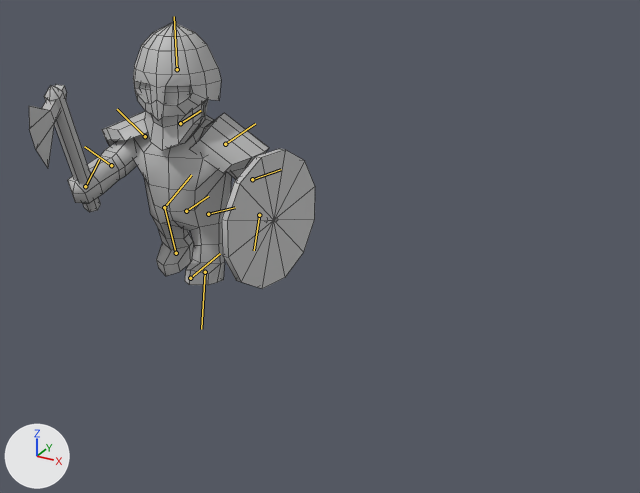
Two versions of the FBX model Year3Proto2/Assets/Models/Animation/Invader/NormalInvader.fbx, one commit apart.
One viewpoint serves both versions: a 50 mm camera at (0.249, -0.319, 0.192) aimed at (0.078, -0.009, 0.037). The lights are fixed; the arrows at lower left show +X, +Y and +Z. Both versions are drawn at frame 84 of the action 'Take 001'; the numbers are the values there. The bones that bend it are drawn over the model as lines. Mesh edges are drawn as thin lines.

Objects in the first picture: 'NormalInvader'.
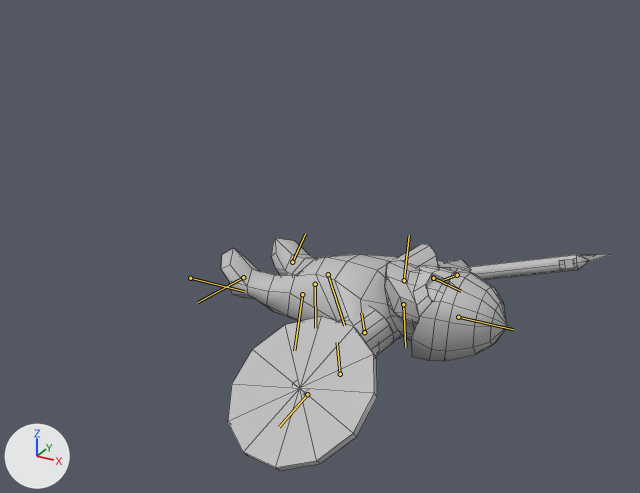
Pixel boxes (x1, y1, x2, y2) of what changed, in the pictures (640 x 493 px):
'NormalInvader', posed (36% wider, 13% shorter): before (29, 22, 315, 289); after (221, 238, 610, 471)
bone 'Root', root to tip: before (190, 278) to (220, 253); after (190, 278) to (244, 291)
bone 'Hips', root to tip: before (186, 211) to (208, 196); after (315, 284) to (315, 328)
bone 'Neck', root to tip: before (180, 123) to (201, 110); after (403, 304) to (405, 347)
bone 'Head', root to tip: before (177, 69) to (174, 16); after (458, 317) to (513, 329)
bone 'R_Shoulder', root to tip: before (145, 136) to (117, 109); after (404, 280) to (409, 235)
bone 'R_Elbow', root to tip: before (111, 165) to (84, 146); after (433, 278) to (461, 291)
bone 'R_Wrist', root to tip: before (85, 186) to (99, 159); after (457, 275) to (443, 280)
bone 'L_Shoulder1', root to tip: before (225, 144) to (255, 123); after (364, 332) to (361, 313)
bone 'L_Elbow1', root to tip: before (252, 179) to (281, 169); after (340, 374) to (337, 342)
bone 'R_Leg', root to tip: before (164, 207) to (191, 175); after (328, 274) to (344, 325)
bone 'R_Foot', root to tip: before (176, 253) to (164, 207); after (292, 262) to (305, 233)
bone 'L_Leg1', root to tip: before (208, 214) to (235, 207); after (302, 294) to (294, 350)
bone 'L_Foot1', root to tip: before (205, 272) to (201, 329); after (243, 277) to (197, 302)

Edits to the bpy script that builds the scene:
```text
Change bone_root:
    where bone_root = bpy.data.objects['BasicInvader'].pose.bones['Root']
    bone_root.rotation_quaternion: (-0.533, 0.467, 0.0, 0.0) -> (0.0, 1.0, 0.0, 0.0)  # degrees (-82, 0, 0) -> degrees (-180, 0, 0)
Change bone_hips:
    where bone_hips = bpy.data.objects['BasicInvader'].pose.bones['Hips']  # child of 'Root'
    bone_hips.location: (0.38, 0.0, 0.0) -> (-1.71, 7.25, -0.28)
    bone_hips.rotation_quaternion: (1.0, 0.0, 0.0, 0.0) -> (0.711, 0.0, 0.0, 0.703)  # degrees (0, 0, 0) -> degrees (0, 0, 89)
Change bone_neck:
    where bone_neck = bpy.data.objects['BasicInvader'].pose.bones['Neck']  # child of 'Hips'
    bone_neck.rotation_quaternion: (0.998, 0.04, 0.0, 0.0) -> (0.996, 0.085, 0.0, 0.0)  # degrees (5, 0, 0) -> degrees (10, 0, 0)
Change bone_head:
    where bone_head = bpy.data.objects['BasicInvader'].pose.bones['Head']  # child of 'Neck'
    bone_head.rotation_quaternion: (1.0, 0.0, -0.017, 0.0) -> (0.999, 0.0, -0.037, 0.0)  # degrees (0, -2, 0) -> degrees (0, -4, 0)
Change bone_r_shoulder:
    where bone_r_shoulder = bpy.data.objects['BasicInvader'].pose.bones['R_Shoulder']  # child of 'Neck'
    bone_r_shoulder.rotation_quaternion: (0.853, 0.137, 0.311, 0.011) -> (-0.592, 0.523, 0.557, -0.256)  # degrees (21, 39, 9) -> degrees (-100, -23, 74)
Change bone_r_elbow:
    where bone_r_elbow = bpy.data.objects['BasicInvader'].pose.bones['R_Elbow']  # child of 'R_Shoulder'
    bone_r_elbow.rotation_quaternion: (0.966, 0.0, 0.174, 0.0) -> (0.643, 0.758, 0.074, 0.088)  # degrees (0, 20, 0) -> degrees (99, -2, 13)
Change bone_r_wrist:
    where bone_r_wrist = bpy.data.objects['BasicInvader'].pose.bones['R_Wrist']  # child of 'R_Elbow'
    bone_r_wrist.rotation_quaternion: (0.991, -0.035, -0.082, -0.006) -> (0.829, -0.075, -0.554, 0.018)  # degrees (-4, -10, 0) -> degrees (-21, -66, 16)
Change bone_l_shoulder1:
    where bone_l_shoulder1 = bpy.data.objects['BasicInvader'].pose.bones['L_Shoulder1']  # child of 'Neck'
    bone_l_shoulder1.rotation_quaternion: (0.989, 0.095, 0.026, 0.002) -> (0.772, 0.472, 0.386, 0.18)  # degrees (11, 3, 1) -> degrees (74, 25, 45)
Change bone_l_elbow1:
    where bone_l_elbow1 = bpy.data.objects['BasicInvader'].pose.bones['L_Elbow1']  # child of 'L_Shoulder1'
    bone_l_elbow1.rotation_quaternion: (0.933, 0.0, -0.241, 0.0) -> (0.939, 0.161, -0.137, 0.273)  # degrees (0, -29, 0) -> degrees (14, -20, 30)
Change bone_r_leg:
    where bone_r_leg = bpy.data.objects['BasicInvader'].pose.bones['R_Leg']  # child of 'Hips'
    bone_r_leg.rotation_quaternion: (0.981, 0.0, 0.0, 0.133) -> (0.972, -0.103, 0.194, 0.088)  # degrees (0, 0, 15) -> degrees (-10, 23, 8)
Change bone_r_foot:
    where bone_r_foot = bpy.data.objects['BasicInvader'].pose.bones['R_Foot']  # child of 'R_Leg'
    bone_r_foot.rotation_quaternion: (1.0, 0.0, 0.0, 0.0) -> (0.925, 0.0, 0.0, -0.38)  # degrees (0, 0, 0) -> degrees (0, 0, -45)
Change bone_l_leg1:
    where bone_l_leg1 = bpy.data.objects['BasicInvader'].pose.bones['L_Leg1']  # child of 'Hips'
    bone_l_leg1.rotation_quaternion: (0.985, 0.0, 0.0, -0.117) -> (0.994, 0.027, -0.08, -0.068)  # degrees (0, 0, -13) -> degrees (4, -9, -8)
Change bone_l_foot1:
    where bone_l_foot1 = bpy.data.objects['BasicInvader'].pose.bones['L_Foot1']  # child of 'L_Leg1'
    bone_l_foot1.rotation_quaternion: (1.0, 0.0, 0.0, 0.0) -> (0.934, 0.0, 0.0, -0.358)  # degrees (0, 0, 0) -> degrees (0, 0, -42)
```
